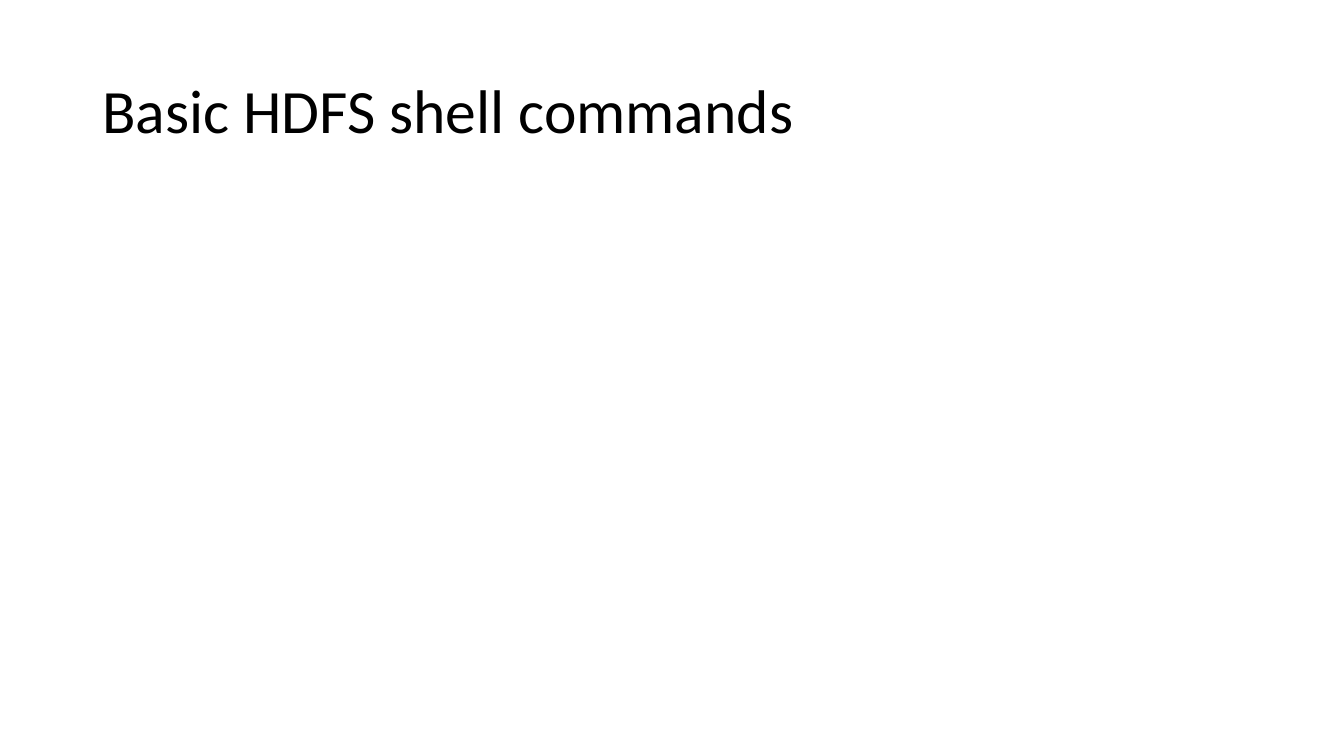
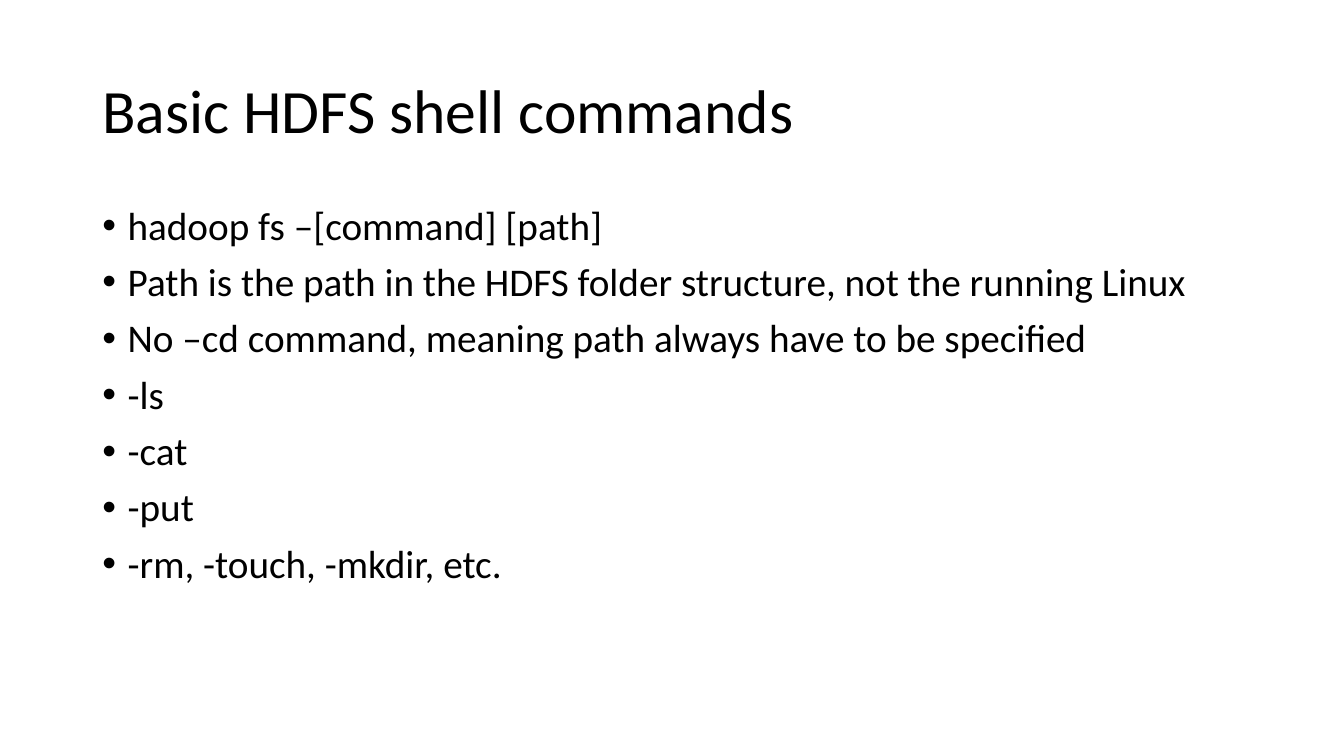
Before and after one commit to jakobhviid/BDDST21, a slide deck: slide 4 of Lecture2/Lecture2Ex.pptx (slide 5 before the commit). Drawn at 1344x756 pixels with LibreOffice and Linux fonts; fonts in the diff are those of the drawing. Boxes give left, top, right and bottom in pixels: in the first picture for what was removed or moved away, otherwise in the second. Text is boxed around its words. In the diff, an @@ line names an element or a change of style, - is before the commit and + after.

```diff
--- a/Lecture2/Lecture2Ex.pptx
+++ b/Lecture2/Lecture2Ex.pptx
@@ text added at (128, 211, 1186, 583), 28 pt, text #000000 @@
+• hadoop fs –[command] [path]
+• Path is the path in the HDFS folder structure, not the running Linux
+• No –cd command, meaning path always have to be specified
+• -ls
+• -cat
+• -put
+• -rm, -touch, -mkdir, etc.
```
Also in this commit, not shown: 6 other slides changed, 1 slide removed, 9 other files.
